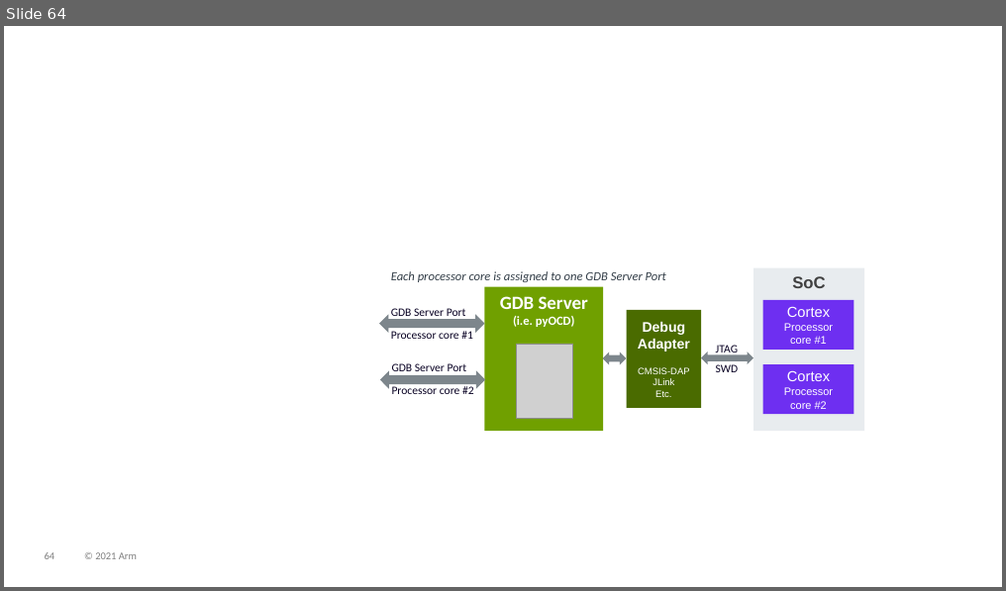
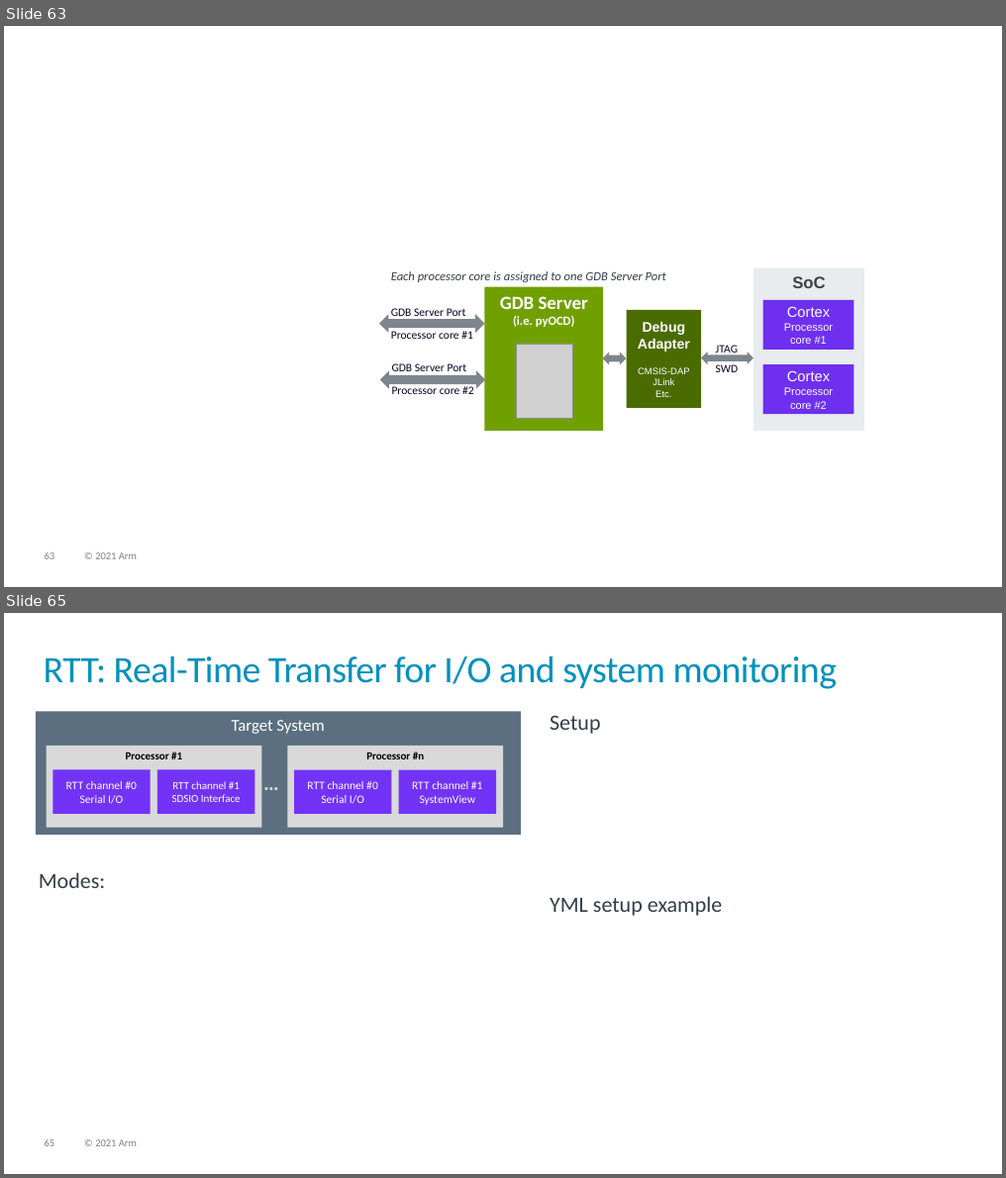
Before and after one commit to Open-CMSIS-Pack/cmsis-toolbox, a slide deck: images/overview.pptx. Shown one above the other, each under a label of ours: slide 64 before the commit, slides 63 and 65 after it; the slides between them are not shown. The pictures are 1006x591 and 1006x1178 pixels, drawn with LibreOffice and Linux fonts; fonts in the diff are those of the drawing; grey boxes stand for pictures. Boxes give left, top, right and bottom in pixels: in the first picture for what was removed or moved away, otherwise in the second. Text is boxed around its words. In the diff, an @@ line names an element or a change of style, - is before the commit and + after.

```diff
--- a/images/overview.pptx
+++ b/images/overview.pptx
@@ slide 65 added at <box>4,613,1002,1174</box>, background #FFFFFF; not listed: 2 template elements that a slide beside it also shows @@
@@ title added at <box>44,656,838,689</box>, 36 pt, text #0091BD @@
+RTT: Real-Time Transfer for I/O and system monitoring
@@ rectangle added at <box>36,712,521,836</box>, fill #5B6F81, 16 pt, text #FFFFFF @@
+Target System
@@ text added at <box>549,715,601,734</box>, 21 pt, text #333E48 @@
+Setup
@@ rectangle added at <box>46,746,261,827</box>, fill #D9D9D9, 10.5 pt, text #000000, bold @@
+Processor #1
@@ rectangle added at <box>288,746,503,828</box>, fill #D9D9D9, 10.5 pt, text #000000, bold @@
+Processor #n
@@ rectangle added at <box>53,770,150,814</box>, fill #7233F7, 11 pt, text #FFFFFF @@
+RTT channel #0
+Serial I/O
@@ rectangle added at <box>157,770,254,814</box>, fill #7233F7, 10.5 pt, text #FFFFFF @@
+RTT channel #1
+SDSIO Interface
@@ text added at <box>263,771,289,796</box>, 21 pt, text #CAD8D6, bold @@
+…
@@ rectangle added at <box>294,770,392,814</box>, fill #7233F7, 11 pt, text #FFFFFF @@
+RTT channel #0
+Serial I/O
@@ rectangle added at <box>399,770,496,814</box>, fill #7233F7, 11 pt, text #FFFFFF @@
+RTT channel #1
+SystemView
@@ text added at <box>39,872,106,888</box>, 21 pt, text #333E48 @@
+Modes:
@@ text added at <box>549,896,723,916</box>, 21 pt, text #333E48 @@
+YML setup example
@@ what was slide 64 is now slide 63 @@
```
Also in this commit, not shown: 1 other slide added, 7 other files.
